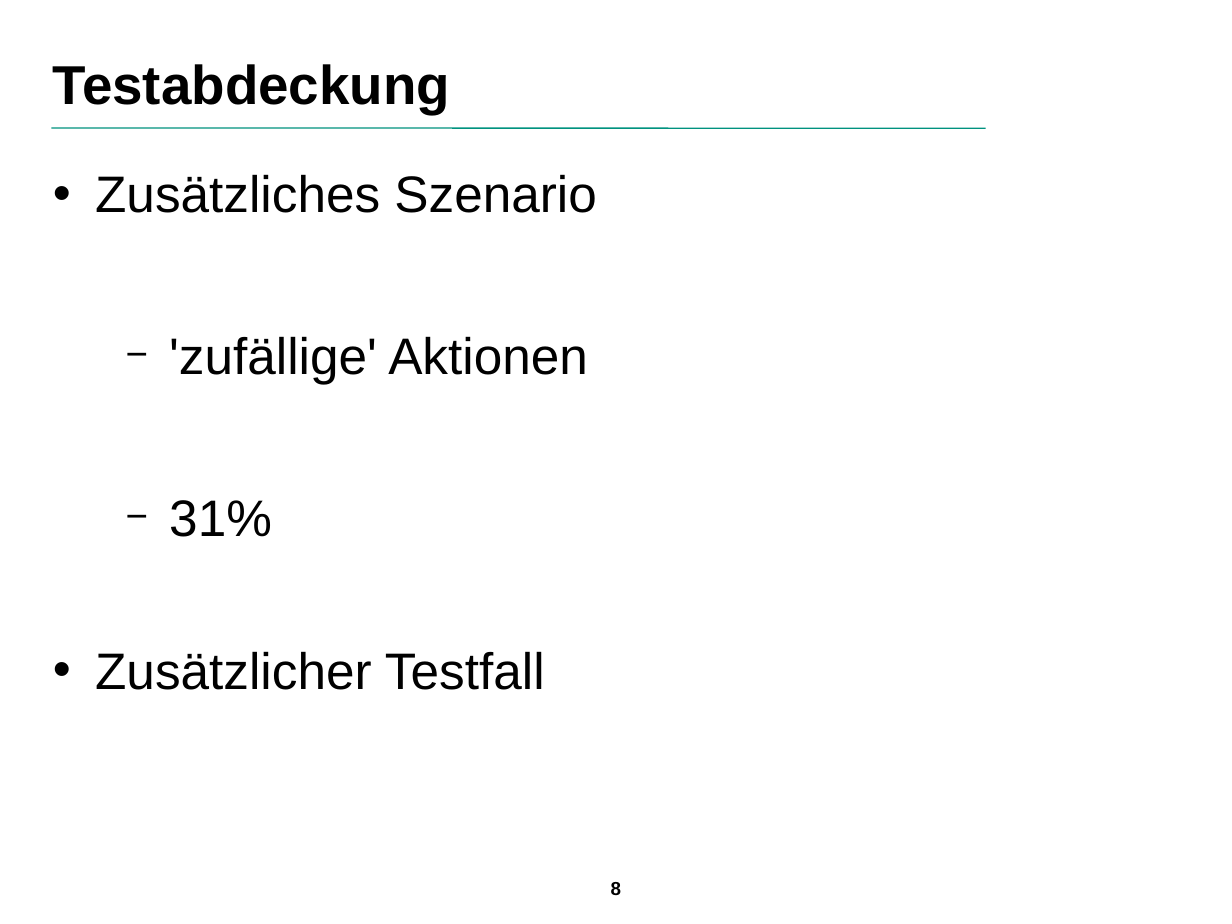
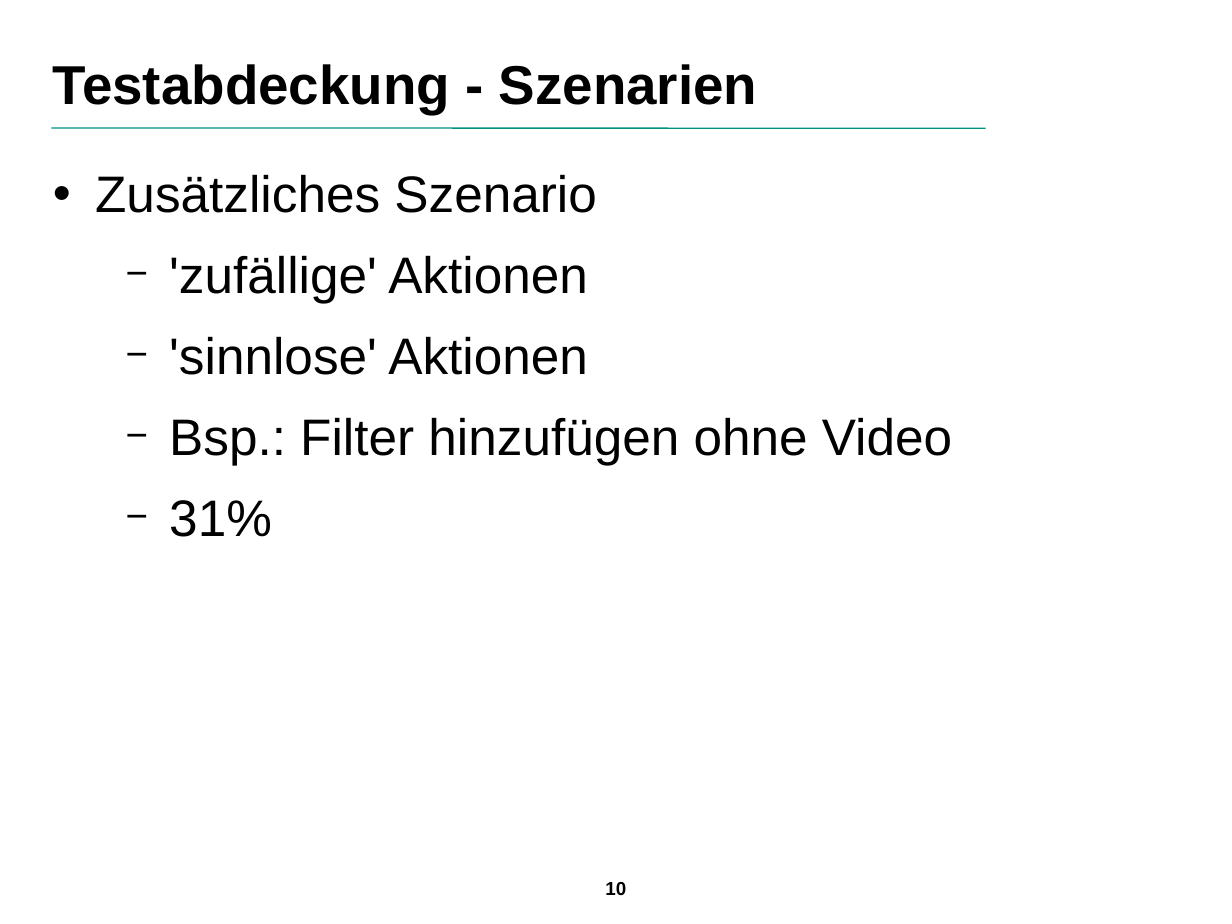
Before and after one commit to SuppenGeist/pse-ws1516-videoencoder-ta, a slide deck: slide 10 of Qualitätssicherung/Präsentation/Praesentation.odp (slide 8 before the commit). Drawn at 1232x924 pixels with LibreOffice and Linux fonts; fonts in the diff are those of the drawing; background and template pictures are left out. Boxes give left, top, right and bottom in pixels: in the first picture for what was removed or moved away, otherwise in the second. Text is boxed around its words. In the diff, an @@ line names an element or a change of style, - is before the commit and + after.

```diff
--- a/Qualitätssicherung/Präsentation/Praesentation.odp
+++ b/Qualitätssicherung/Präsentation/Praesentation.odp
@@ title at [53,64,758,114]: text changed @@
-Testabdeckung
+Testabdeckung - Szenarien
@@ text at [169,336,952,465]: paragraphs added @@
+  − 'sinnlose' Aktionen
+  − Bsp.: Filter hinzufügen ohne Video
@@ text at [95,651,545,690]: paragraph removed @@
-• Zusätzlicher Testfall
@@ page number at [605,882,626,895]: text changed @@
-8
+10
```
Also in this commit, not shown: 2 other slides changed, 2 slides added, 1 slide removed.
